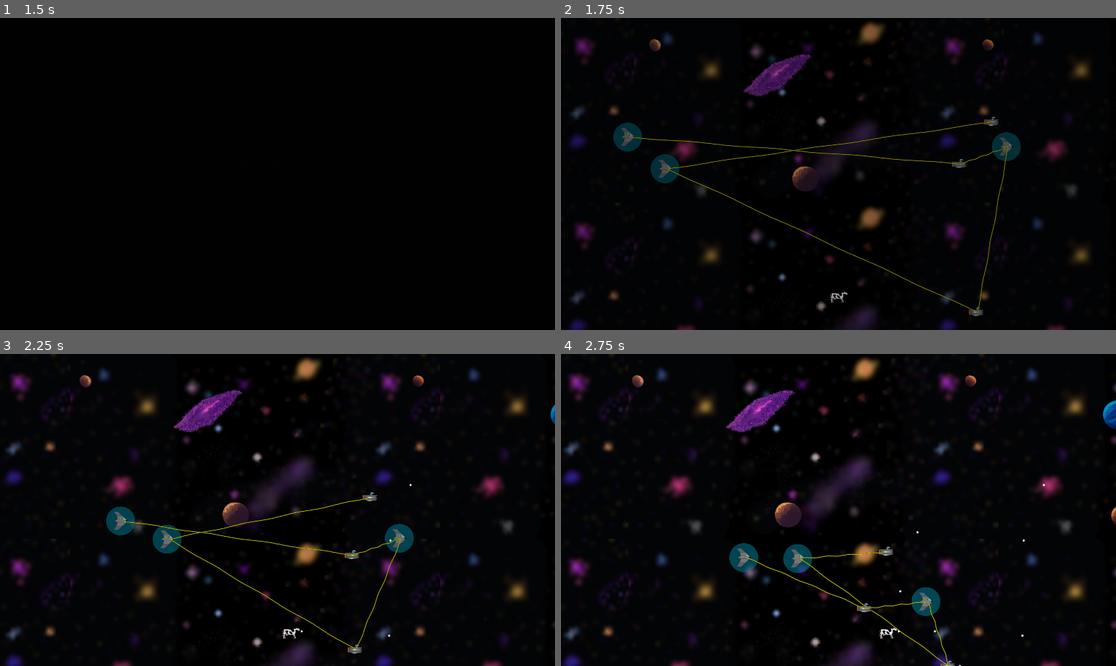
Above: before the commit, frames 1-4 (two rows, left to right).
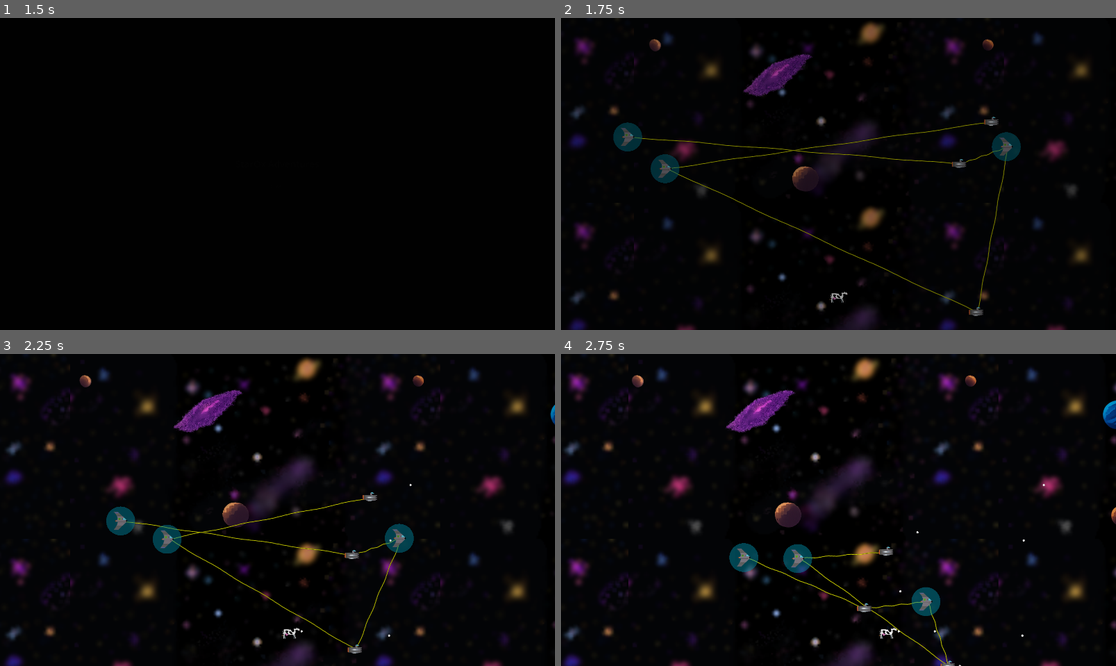
Above: after the commit, the same moments.

Repository: tfmertz/gamedevtv-jam-2026
Game: Godot game, scene res://scene/main.tscn
Same seed, same stepped clock (60 frames per second), same inputs: the game is played once before the commit and once after it.
Inputs:
- Up to frame 1 (1.5 s): click "START" at 0.5 s; click "START" at 1.25 s
- Up to frame 2 (1.75 s): no input
- Up to frame 3 (2.25 s): tap Enter at 2 s; hold D (move_right) from 2.03 s (still down); tap F (cycle_formation) at 2.1 s
- Up to frame 4 (2.75 s): keep holding D (move_right)

Frame 1 is identical in both runs. In frame 2, less than 0.1% of the frame differs, in the area x 12-81%, y 33-95%; in frame 3, less than 0.1%, in the area x 22-73%, y 46-95%; in frame 4, less than 0.1%.

Commit message:
moving z index for connections to -1

Diff:
--- a/src/ship_connection_edge.gd
+++ b/src/ship_connection_edge.gd
@@ -5,9 +5,9 @@
 var source_ship : ShipNode = null
 var dest_ship   : ShipNode = null
 
-# Called when the node enters the scene tree for the first time.
+# Called when the node enters the ascene tree for the first time.
 func _ready() -> void:
-	pass
+	z_index = -1
 
 
 func set_source_ship(ship: ShipNode):
